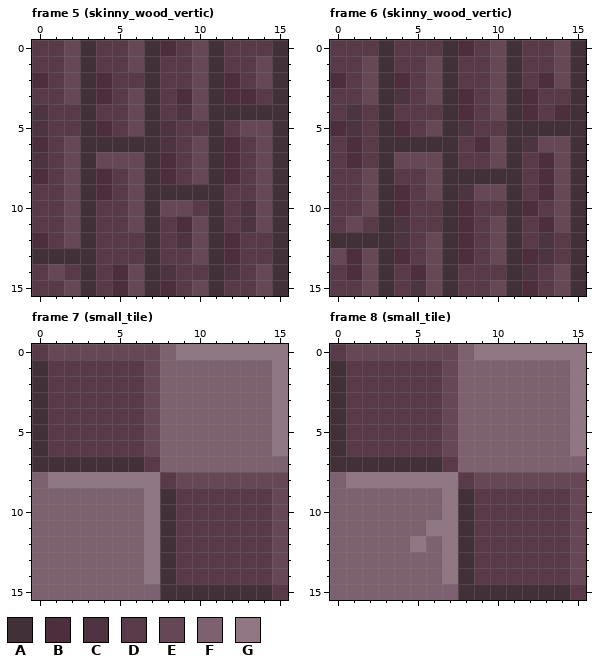
Two versions of one pixel-art file, art/house_tiles/purple_floors.aseprite. The first picture shows the starting point.
16x16 pixels, 14 frames. Colours within 5 levels of each other are drawn and written as one. Shown: frame 5 (skinny_wood_vertic), frame 6 (skinny_wood_vertic), frame 7 (small_tile), frame 8 (small_tile). The commit also changed other frames, which this record leaves out.
Palette (. is transparent): A #423039  B #4d2e3d  C #4d3440  D #583a49  E #654756  F #7e6170  G #917684
Pixels before, frame 5 (skinny_wood_vertic), first column x 0:
 0 DDEADDEABDEADDDA
 1 DDEADDEADDEADDEA
 2 BDEABDDADDEABDEA
 3 DDEABDEADBEABBDA
 4 CDDADDEADCEAAAAA
 5 CDDABDEACDDADEEA
 6 BDEAAAAACDEABDEA
 7 CDEAEEEABDEABDEA
 8 BDEABDEABDEABDEA
 9 DDEABDEAAAAADDEA
10 DDEADDEAEEDADCEA
11 DDEADDEADBEADCEA
12 BDEADDDADCEABDDA
13 AAAADDDADDEABDDA
14 DEDADBEACDDACDEA
15 DDEADBEABDEADDEA
Pixels before, frame 6 (skinny_wood_vertic), first column x 0:
 0 DDDADDDABDEADDEA
 1 DDEADDEADDEADDEA
 2 BDEABDEADDEADBEA
 3 DDEACDEABDEABDDA
 4 DCDADDDABDEABDBA
 5 BCDABDEACDDAAAAA
 6 DBDAAAAADBEACEEA
 7 DBDAEEEADDEADBEA
 8 DDEADDEAAAAADBEA
 9 DDEABDEACEEADBEA
10 DDEABDDABDDABDEA
11 DEDACDDABDEADBEA
12 AAAACDEABDEADCDA
13 EBEABDEABDEABCDA
14 DBEADBEADDDACDEA
15 DDEADCEADDEABDEA
Pixels before, frame 7 (small_tile), first column x 0:
 0 DEEEEEEEFGGGGGGG
 1 ADDDDDDEFFFFFFFG
 2 ADDDDDDEFFFFFFFG
 3 ADDDDDDEFFFFFFFG
 4 ADDDDDDEFFFFFFFG
 5 ADDDDDDEFFFFFFFG
 6 ADDDDDDEFFFFFFFG
 7 AAAAAAADFFFFFFFF
 8 FGGGGGGGDEEEEEEE
 9 FFFFFFFGADDDDDDE
10 FFFFFFFGADDDDDDE
11 FFFFFFFGADDDDDDE
12 FFFFFFFGADDDDDDE
13 FFFFFFFGADDDDDDE
14 FFFFFFFGADDDDDDE
15 FFFFFFFFAAAAAAAD
Pixels before, frame 8 (small_tile), first column x 0:
 0 DEEEEEEEFGGGGGGG
 1 ADDDDDDEFFFFFFFG
 2 ADDDDDDEFFFFFFFG
 3 ADDDDDDEFFFFFFFG
 4 ADDDDDDEFFFFFFFG
 5 ADDDDDDEFFFFFFFG
 6 ADDDDDDEFFFFFFFG
 7 AAAAAAADFFFFFFFF
 8 FGGGGGGGDEEEEEEE
 9 FFFFFFFGADDDDDDE
10 FFFFFFFGADDDDDDE
11 FFFFFFGGADDDDDDE
12 FFFFFGFGADDDDDDE
13 FFFFFFFGADDDDDDE
14 FFFFFFFGADDDDDDE
15 FFFFFFFFAAAAAAAD
Once edited:
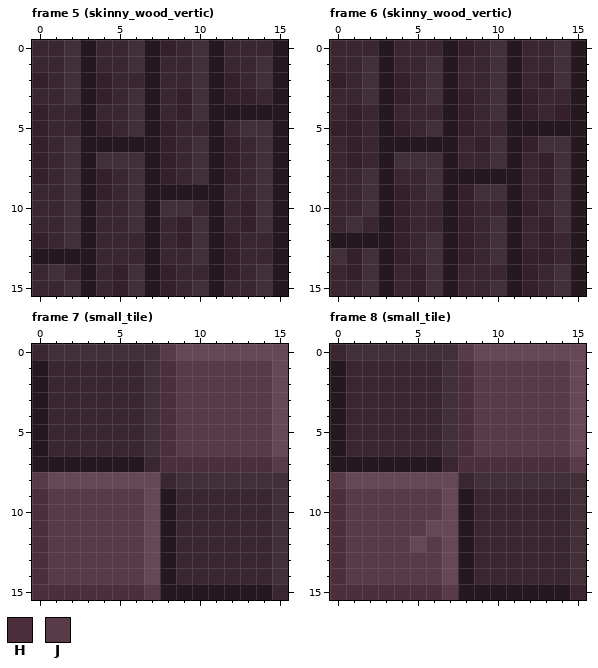
Colours new in this view: H #4d2e3d  J #583a49
Change:
Colour A changes from #423039 to #26181f.
Colour B changes from #4d2e3d to #341f2a.
Colour D changes from #583a49 to #3a2630.
Colour E changes from #654756 to #423039.
Colour G changes from #917684 to #654756.
Frame 5 (skinny_wood_vertic):
The edit turns colour C into colour B in row 4 at x 0 and 9; in row 5 at x 0 and 8; in row 6 at x 8; in row 7 at x 0; in rows 10 to 11 at x 13; in row 12 at x 9.
The edit turns colour C into colour B in row 14 at x 8 and 12.
Frame 6 (skinny_wood_vertic):
The edit turns colour C into colour B in row 3 at x 4; in row 4 at x 1; in row 5 at x 1 and 8; in row 6 at x 12; in row 9 at x 8; in row 11 at x 4.
The edit turns colour C into colour B in row 12 at x 4 and 13; in row 13 at x 13; in row 14 at x 12; in row 15 at x 5.
Frame 7 (small_tile):
The edit turns colour F into colour H in rows 1 to 6 at x 8; in row 7 at x 8 to 14; in rows 9 to 14 at x 0; in row 15 at x 0 to 6.
The edit turns colour F into colour J in row 0 at x 8; in rows 1 to 6 at x 9 to 14; in row 7 at x 15; in row 8 at x 0; in rows 9 to 14 at x 1 to 6; in row 15 at x 7.
Frame 8 (small_tile):
The edit turns colour F into colour H in rows 1 to 6 at x 8; in row 7 at x 8 to 14; in rows 9 to 14 at x 0; in row 15 at x 0 to 6.
The edit turns colour F into colour J in row 0 at x 8; in rows 1 to 6 at x 9 to 14; in row 7 at x 15; in row 8 at x 0; in rows 9 to 10 at x 1 to 6; in row 11 at x 1 to 5.
The edit turns colour F into colour J in row 12 at x 1 to 4 and 6; in rows 13 to 14 at x 1 to 6; in row 15 at x 7.
